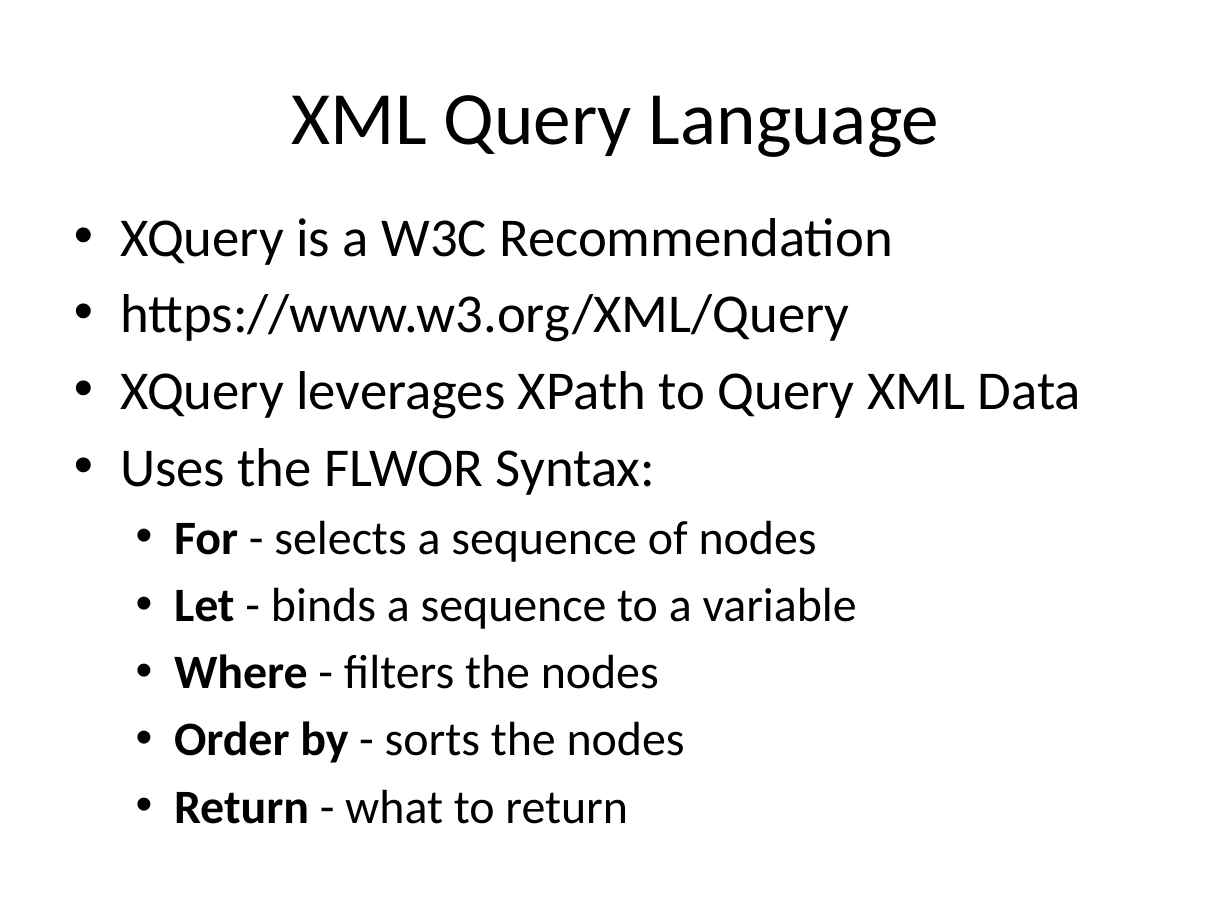
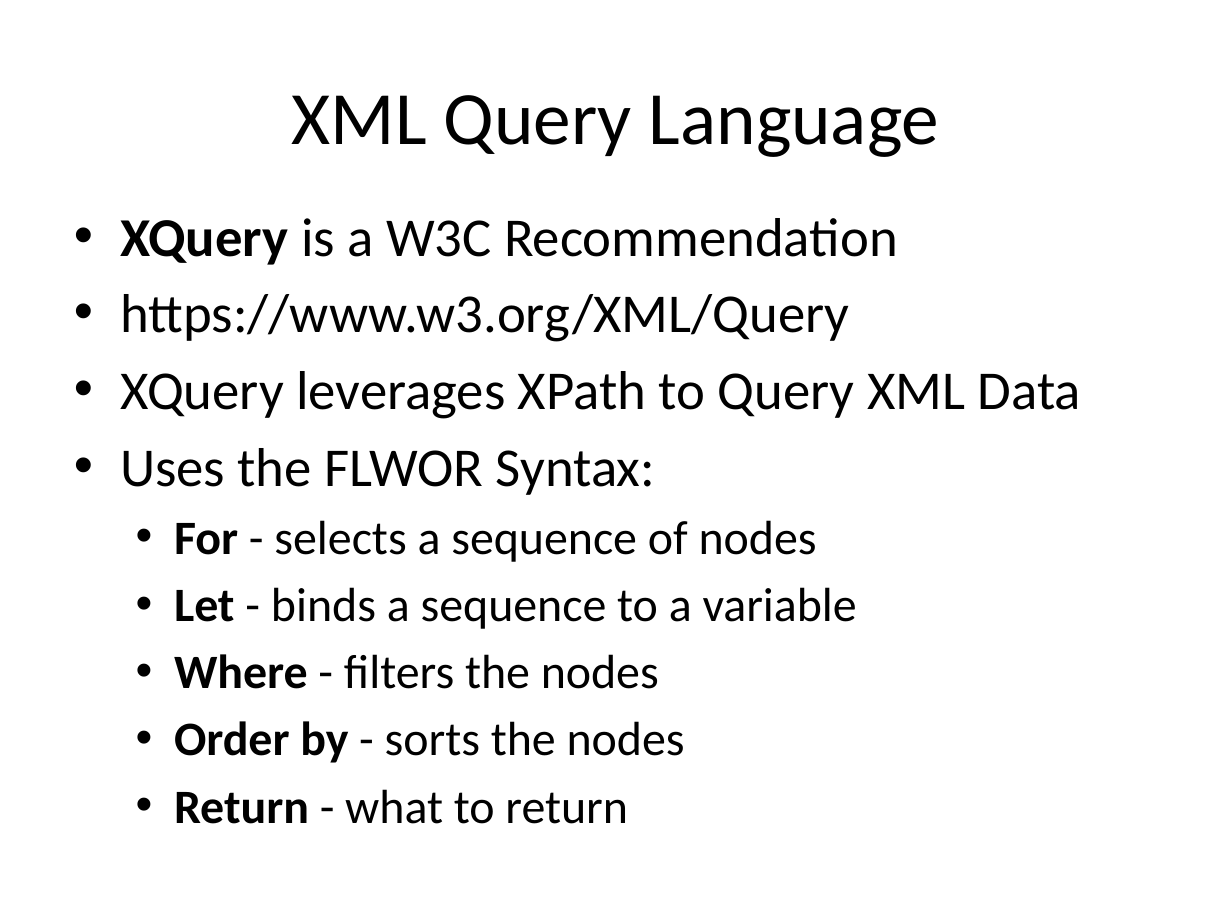
Before and after one commit to UUDeCART/NoSQL, a slide deck: slide 25 of NoSQL.pptx (slide 22 before the commit). Drawn at 1232x924 pixels with LibreOffice and Linux fonts; fonts in the diff are those of the drawing. Boxes give left, top, right and bottom in pixels: in the first picture for what was removed or moved away, otherwise in the second. Text is boxed around its words. In the diff, an @@ line names an element or a change of style, - is before the commit and + after.

```diff
--- a/NoSQL.pptx
+++ b/NoSQL.pptx
@@ text at [120,218,898,265]: bold on in "XQuery" @@
```
Also in this commit, not shown: 10 other slides changed, 4 slides added, 1 slide removed, 7 other files.
